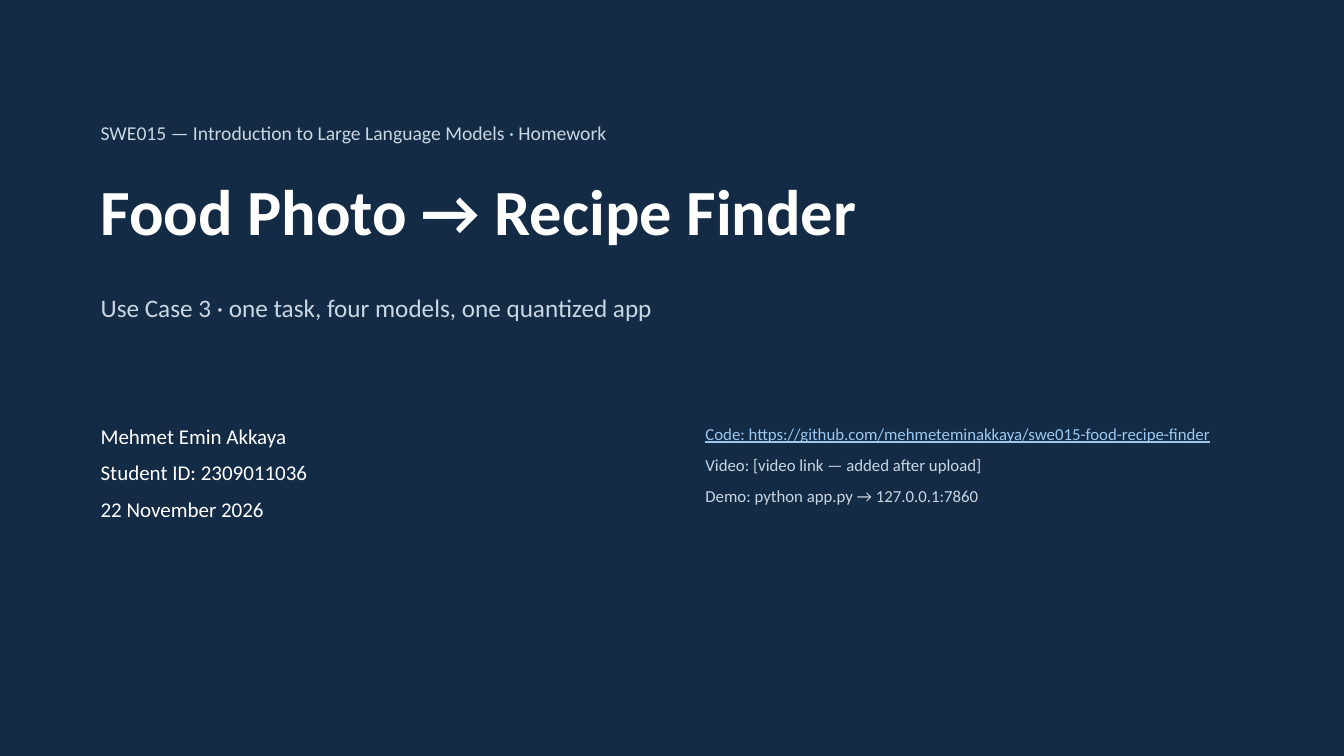
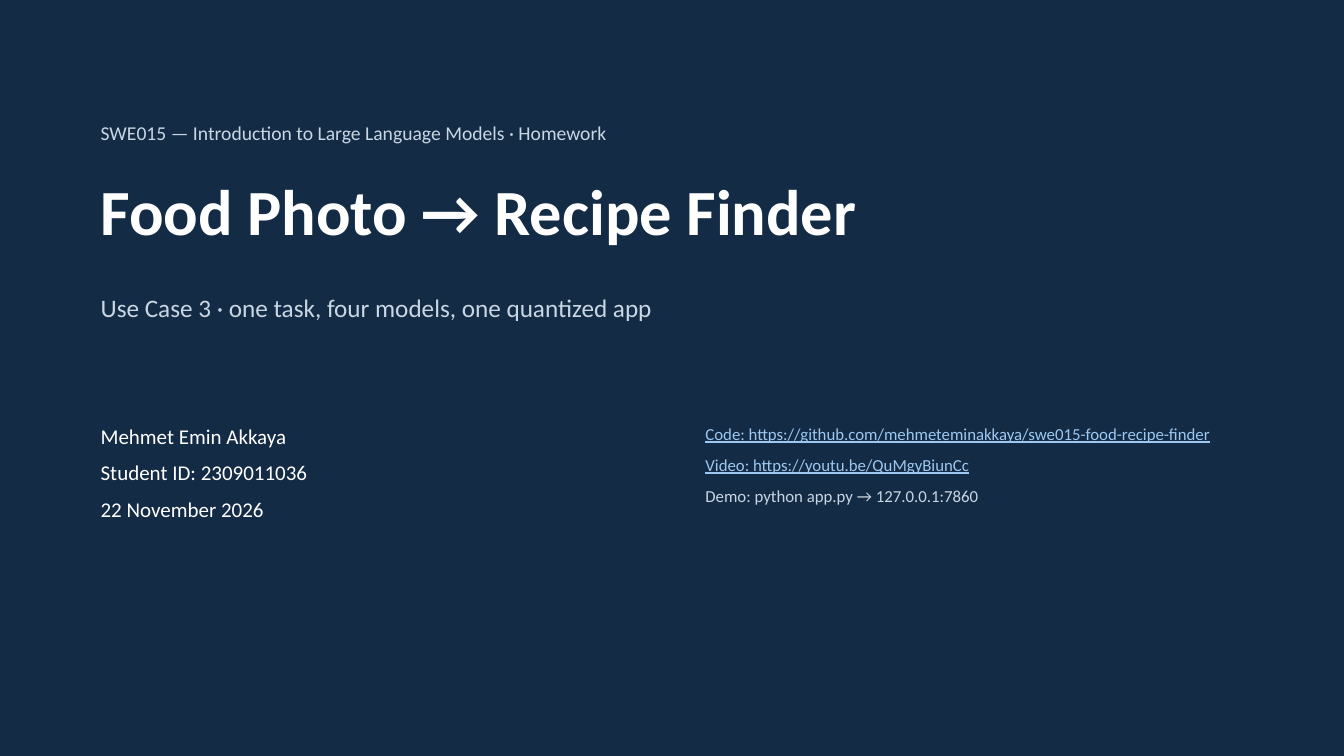
Before and after one commit to mehmeteminakkaya/swe015-food-recipe-finder, a slide deck: slide 1 of docs/slides.pptx. Drawn at 1344x756 pixels with LibreOffice and Linux fonts; fonts in the diff are those of the drawing. Boxes give left, top, right and bottom in pixels: in the first picture for what was removed or moved away, otherwise in the second. Text is boxed around its words. In the diff, an @@ line names an element or a change of style, - is before the commit and + after.

```diff
--- a/docs/slides.pptx
+++ b/docs/slides.pptx
@@ text at <box>705,459,969,474</box>: text changed; text colour #C9D6E3 to #9CC8F2 @@
-Video: [video link — added after upload]
+Video: https://youtu.be/QuMgyBiunCc
```
Also in this commit, not shown: 10 other files.
